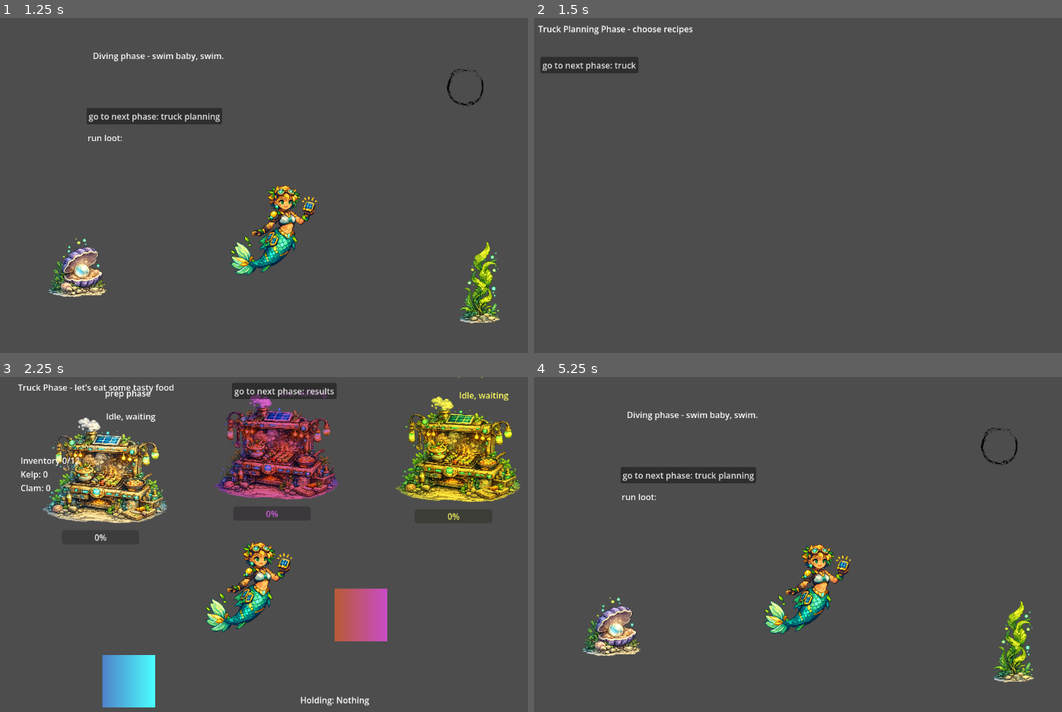
Above: before the commit, frames 1-4 (two rows, left to right).
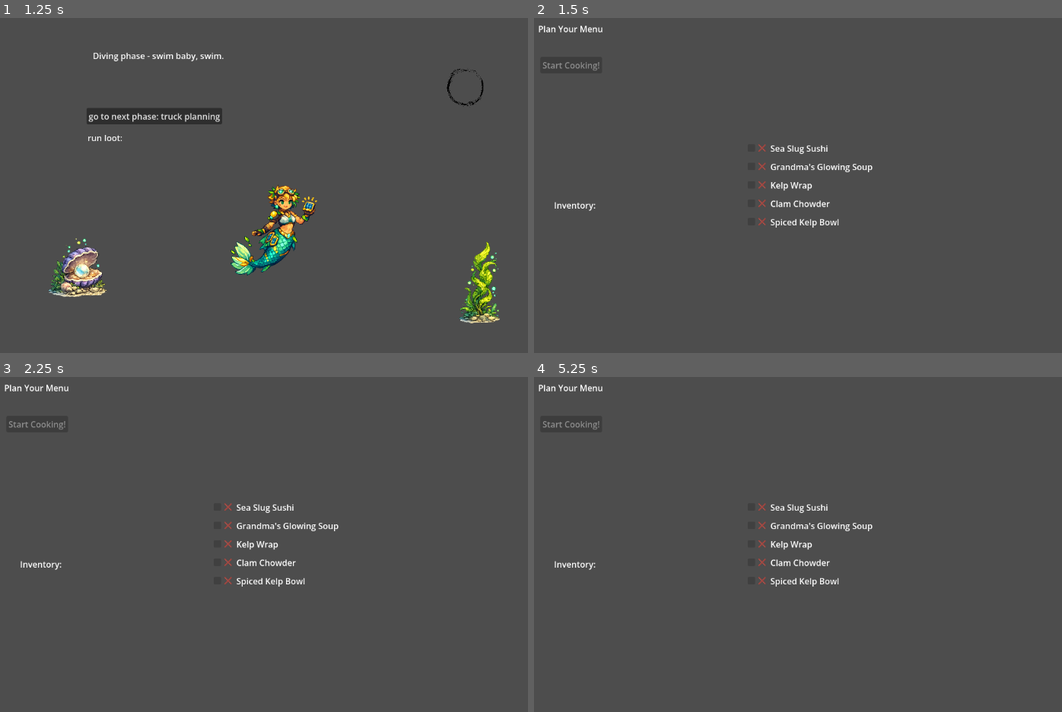
Above: after the commit, the same moments.

Repository: rae-ralston/mermaid-food-truck
Game: Godot game, scene res://scenes/main/main.tscn
Two runs of this game, one before a commit and one after it. Both use one fixed random seed, a clock stepped at 60 frames per second and the inputs below.
Inputs (mouse positions are in pixels of both pictures, inside the frame that each line leads up to):
- Up to frame 1 (1.25 s): click "go to next phase: dive" at 0.5 s
- Up to frame 2 (1.5 s): click "go to next phase: truck plann…" at 1.25 s
- Up to frame 3 (2.25 s): click (52, 423) at 2 s, where only the run before the commit has a clickable "go to next phase: truck"
- Up to frame 4 (5.25 s): click (819, 390) at 2.75 s, where only the run before the commit has a clickable "go to next phase: results"; click (586, 413) at 3.5 s, where only the run before the commit has a clickable "go to next phase: store"; click (613, 688) at 4.25 s, where only the run before the commit has a clickable "go to next phase: dive planni…"; click (586, 423) at 5 s, where only the run before the commit has a clickable "go to next phase: dive"

Frame 1 is identical in both runs. In frame 2, 1.6% of the frame differs, in the area x 0-65%, y 2-63%; in frame 3, 22%, in the area x 0-99%, y 0-99%; in frame 4, 6.1%.

Commit message:
add basic truck planning w available recipe selection

Diff:
--- a/scenes/phases/PhaseTruckPlanning.tscn
+++ b/scenes/phases/PhaseTruckPlanning.tscn
@@ -7,16 +7,30 @@
 anchors_preset = 0
 script = ExtResource("1_adry6")
 
-[node name="Label" type="Label" parent="." unique_id=513244784]
+[node name="PhaseLabel" type="Label" parent="." unique_id=513244784]
 layout_mode = 0
 offset_left = 8.0
 offset_top = 9.0
 offset_right = 48.0
 offset_bottom = 32.0
 
-[node name="Button" type="Button" parent="." unique_id=1941658173]
+[node name="InventoryLabel" type="Label" parent="." unique_id=115620512]
+layout_mode = 0
+offset_left = 38.0
+offset_top = 344.0
+offset_right = 78.0
+offset_bottom = 367.0
+
+[node name="ContinueButton" type="Button" parent="." unique_id=1941658173]
 layout_mode = 0
 offset_left = 12.0
 offset_top = 74.0
 offset_right = 20.0
 offset_bottom = 82.0
+
+[node name="Menu" type="VBoxContainer" parent="." unique_id=1250710805]
+layout_mode = 0
+offset_left = 400.0
+offset_top = 232.0
+offset_right = 440.0
+offset_bottom = 272.0
--- a/scripts/core/game_state.gd
+++ b/scripts/core/game_state.gd
@@ -43,6 +43,10 @@
 			recipeCatalog[recipe.id] = recipe
 
 		file_name = dir.get_next()
+
+	#inventory.add(&"kelp", 4)
+	#inventory.add(&"clam", 3)
+	#inventory.add(&"coral_spice", 2)
 
 func reset_for_new_run() -> void:
 	day = 1
@@ -95,3 +99,10 @@
 	# cook speed and swim speed are calculated in controller_diver and truck_station, respectively
 	if upgrade_id == "inventory_capacity":
 		inventory.capacity = 12 + (upgrades["inventory_capacity"] * 4)
+
+func can_make_recipe(recipe_id: StringName) -> bool:
+	var recipe: RecipeData = recipeCatalog[recipe_id]
+	for ingredient_id in recipe.inputs:
+		if inventory.get_count(ingredient_id) < recipe.inputs[ingredient_id]:
+			return false
+	return true
--- a/scripts/core/ids.gd
+++ b/scripts/core/ids.gd
@@ -6,3 +6,4 @@
 const ING_CLAM: StringName = &"clam"
 const ING_CORAL_SPICE: StringName = &"coral_spice"
 const ING_GLOW_ALGAE: StringName = &"glow_algae"
+const ING_SEA_SLUG: StringName = &"sea_slug"
--- a/scripts/core/phase_truck.gd
+++ b/scripts/core/phase_truck.gd
@@ -25,6 +25,10 @@
 
 	GameState.inventory.inventory_changed.connect(_refresh_inventory)
 	_refresh_inventory()
+
+func enter(payload: Dictionary) -> void:
+	if payload.has("active_menu"):
+		$World/CustomerSpawner.active_menu = payload.active_menu
 
 func _refresh_orders() -> void:
 	for child in $HUD/OrdersPanel.get_children():
--- a/scripts/core/phase_truck_planning.gd
+++ b/scripts/core/phase_truck_planning.gd
@@ -1,12 +1,48 @@
 extends BasePhase
 
+var selected_recipes: Array[StringName] = []
+
 func _ready() -> void:
-	$Label.text = "Truck Planning Phase - choose recipes"
-	$Button.text = "go to next phase: truck"
-	$Button.pressed.connect(_on_next)
+	$PhaseLabel.text = "Plan Your Menu"
+	$ContinueButton.text = "Start Cooking!"
+	$ContinueButton.pressed.connect(_on_next)
 
 func enter(_payload: Dictionary) -> void:
-	pass
+	$ContinueButton.disabled = true
+
+	var lines: Array[String] = []
+	for ingredient_id in [Ids.ING_KELP, Ids.ING_CLAM, Ids.ING_CORAL_SPICE, Ids.ING_GLOW_ALGAE, Ids.ING_SEA_SLUG]:
+		var count = GameState.inventory.get_count(ingredient_id)
+		if count > 0:
+			lines.append("%s: %d" % [ingredient_id, count])
+	$InventoryLabel.text = "Inventory:\n" + "\n".join(lines)
+
+	for recipe_id in GameState.recipeCatalog.keys():
+		var recipe = GameState.recipeCatalog[recipe_id]
+		var container = HBoxContainer.new()
+		container.name = "RecipeContainer"
+		$Menu.add_child(container)
+
+		var can_make = GameState.can_make_recipe(recipe_id)
+		var disabled = not can_make
+		var add_recipe_check = CheckBox.new()
+		add_recipe_check.name = "AddRecipeCheck"
+		add_recipe_check.text = "Add" if can_make else "❌"
+		add_recipe_check.disabled = not can_make
+		add_recipe_check.toggled.connect(_on_recipe_toggled.bind(recipe_id))
+		container.add_child(add_recipe_check)
+
+		var recipe_label = Label.new()
+		recipe_label.name = "RecipeLabel"
+		recipe_label.text = recipe.display_name
+		container.add_child(recipe_label)
+
+func _on_recipe_toggled(is_checked: bool, recipe_id: StringName) -> void:
+	if is_checked:
+		selected_recipes.append(recipe_id)
+	else:
+		selected_recipes.erase(recipe_id)
+	$ContinueButton.disabled = selected_recipes.is_empty()
 
 func _on_next() -> void:
-	emit_signal("phase_finished", PhaseIds.PhaseId.TRUCK, {})
+	emit_signal("phase_finished", PhaseIds.PhaseId.TRUCK, { "active_menu": selected_recipes })
--- a/scripts/truck_customer_spawner.gd
+++ b/scripts/truck_customer_spawner.gd
@@ -8,6 +8,7 @@
 var line_spacing := 70.0
 var customer_line: Array[Node2D] = []
 var _parent_node: Node
+var active_menu: Array[StringName] = []
 
 func _ready() -> void:
 	var timer := Timer.new()
@@ -24,7 +25,8 @@
 	_spawn_customer()
 
 func _spawn_customer() -> void:
-	var recipe_keys := GameState.recipeCatalog.keys()
+	var recipe_keys := active_menu
+	if (active_menu.is_empty()): return
 	var random_id: StringName = recipe_keys[randi() % recipe_keys.size()]
 
 	var customer: Node2D = CustomerScene.instantiate()
Not shown, changed: CLAUDE.md
